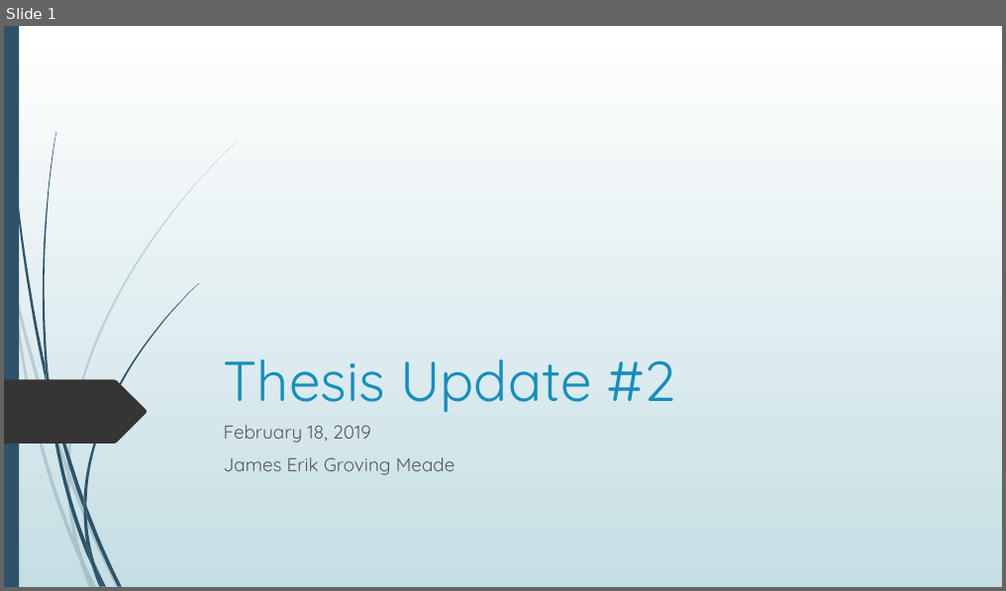
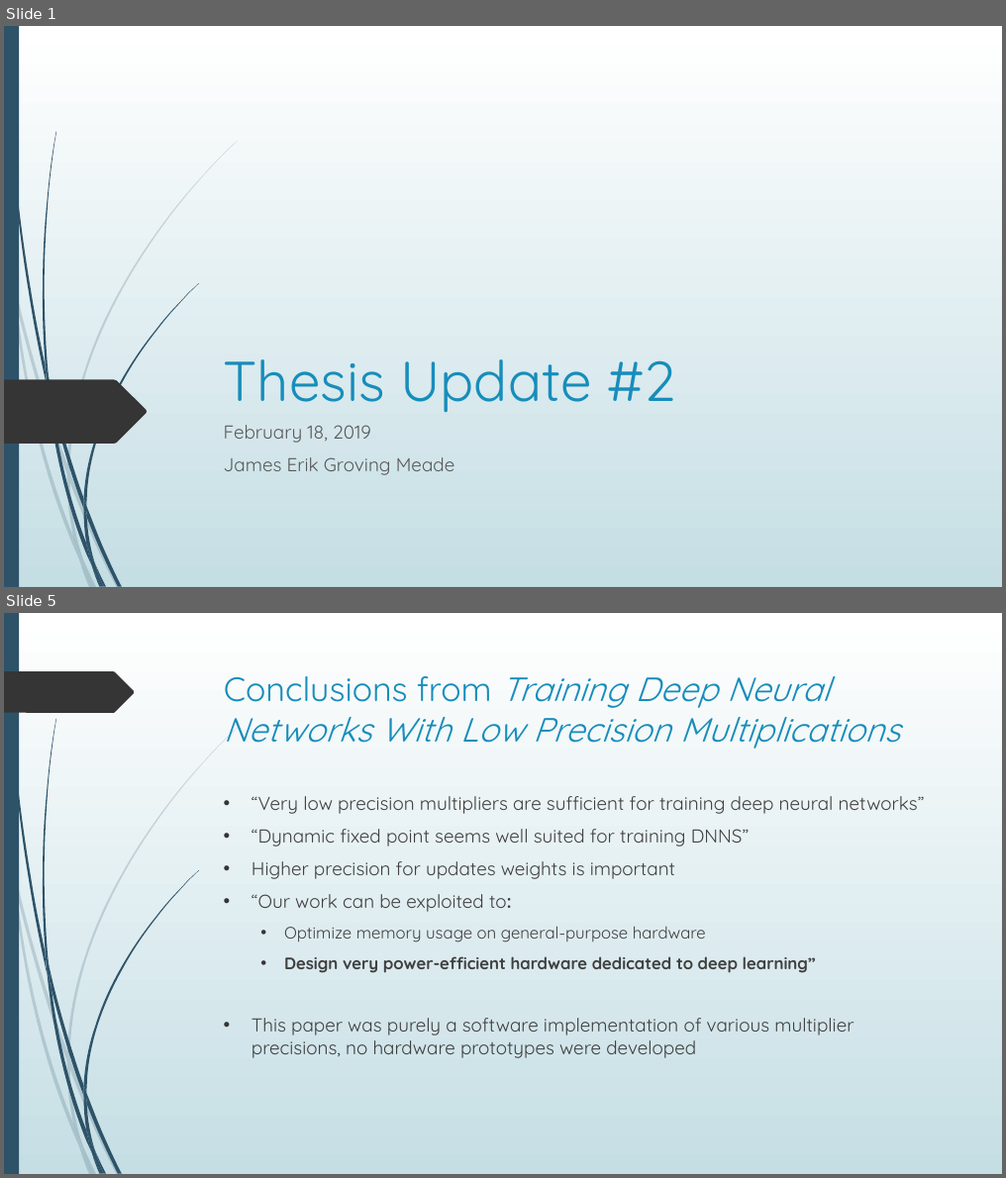
Before and after one commit to erikgroving/NeuralNetworkHardwareAccelerator, a slide deck: WeeklyPresentations/update2_02_18.pptx. Shown one above the other, each under a label of ours: slide 1 before the commit, slides 1 and 5 after it; the slides between them are not shown. The pictures are 1006x591 and 1006x1178 pixels, drawn with LibreOffice and Linux fonts; fonts in the diff are those of the drawing. Boxes give left, top, right and bottom in pixels: in the first picture for what was removed or moved away, otherwise in the second. Text is boxed around its words. In the diff, an @@ line names an element or a change of style, - is before the commit and + after.

```diff
--- a/WeeklyPresentations/update2_02_18.pptx
+++ b/WeeklyPresentations/update2_02_18.pptx
@@ slide 5 added at (4,613,1002,1174), background gradient #FFFFFF to #C5DEE5; not listed: 23 template elements that a slide beside it also shows @@
@@ freeform shape added at (4,671,135,713), fill #353535 @@
@@ title added at (224,676,900,749), 32.4 pt, text #178DBB, italic @@
+Conclusions from Training Deep Neural Networks With Low Precision Multiplications
@@ text added at (252,796,925,1059), 18 pt, text #404040 @@
+• “Very low precision multipliers are sufficient for training deep neural networks”
+• “Dynamic fixed point seems well suited for training DNNS”
+• Higher precision for updates weights is important
+• “Our work can be exploited to:
+  • Optimize memory usage on general-purpose hardware
+  • Design very power-efficient hardware dedicated to deep learning”
+• This paper was purely a software implementation of various multiplier precisions, no hardware prototypes were developed
```
Also in this commit, not shown: 6 other slides added, 1 other file.
